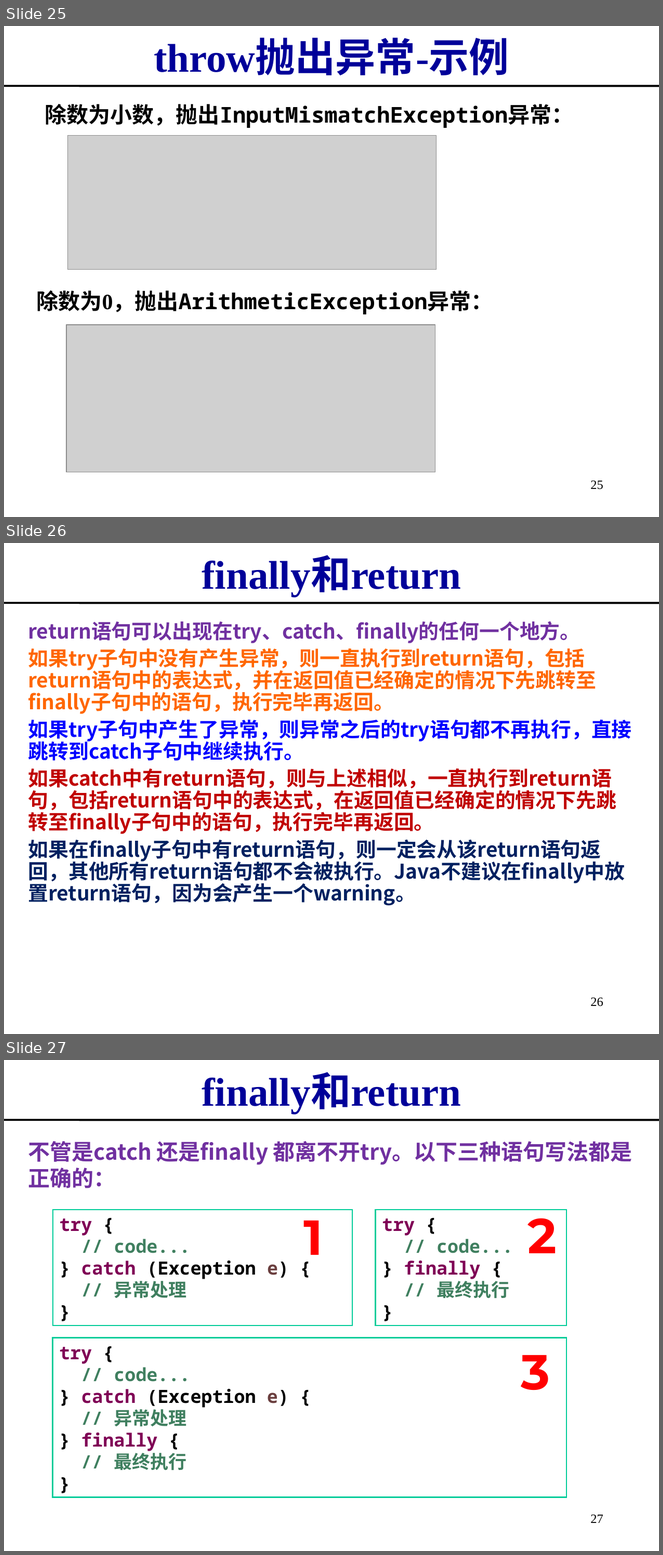
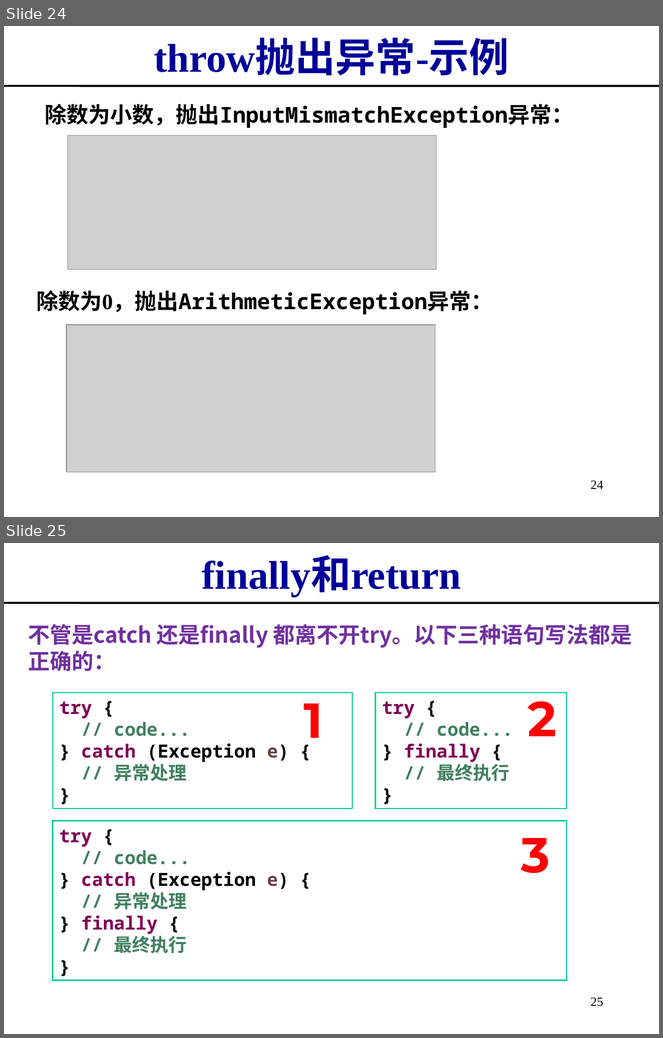
Before and after one commit to imwyw/Java, a slide deck: PPT/javaCh04_异常、枚举、泛型、递归.ppt. Shown one above the other, each under a label of ours: slides 25, 26 and 27 before the commit, slides 24 and 25 after it. The pictures are 663x1555 and 663x1038 pixels, drawn with LibreOffice and Linux fonts; fonts in the diff are those of the drawing; grey boxes stand for pictures. Boxes give left, top, right and bottom in pixels: in the first picture for what was removed or moved away, otherwise in the second. Text is boxed around its words. In the diff, an @@ line names an element or a change of style, - is before the commit and + after.

```diff
--- a/PPT/javaCh04_异常、枚举、泛型、递归.ppt
+++ b/PPT/javaCh04_异常、枚举、泛型、递归.ppt
@@ slide 26 removed at (4, 543, 659, 1034), background #FFFFFF @@
@@ title removed at (202, 558, 461, 597) @@
-finally和return
@@ line removed from (4, 603) to (659, 603) @@
@@ text removed at (28, 621, 632, 906) @@
-return语句可以出现在try、catch、finally的任何一个地方。
-如果try子句中没有产生异常，则一直执行到return语句，包括return语句中的表达式，并在返回值已经确定的情况下先跳转至finally子句中的语句，执行完毕再返回。
-如果try子句中产生了异常，则异常之后的try语句都不再执行，直接跳转到catch子句中继续执行。
-如果catch中有return语句，则与上述相似，一直执行到return语句，包括return语句中的表达式，在返回值已经确定的情况下先跳转至finally子句中的语句，执行完毕再返回。
-如果在finally子句中有return语句，则一定会从该return语句返回，其他所有return语句都不会被执行。Java不建议在finally中放置return语句，因为会产生一个warning。
@@ page number removed at (591, 997, 604, 1007) @@
-26
@@ what was slide 25 is now slide 24 @@
@@ page number at (591, 480, 604, 489): text changed @@
-25
+24
@@ what was slide 27 is now slide 25 @@
@@ page number at (591, 997, 604, 1007): text changed @@
-27
+25
```
Also in this commit, not shown: 7 slides changed, 4 slides added, 4 other slides removed.
